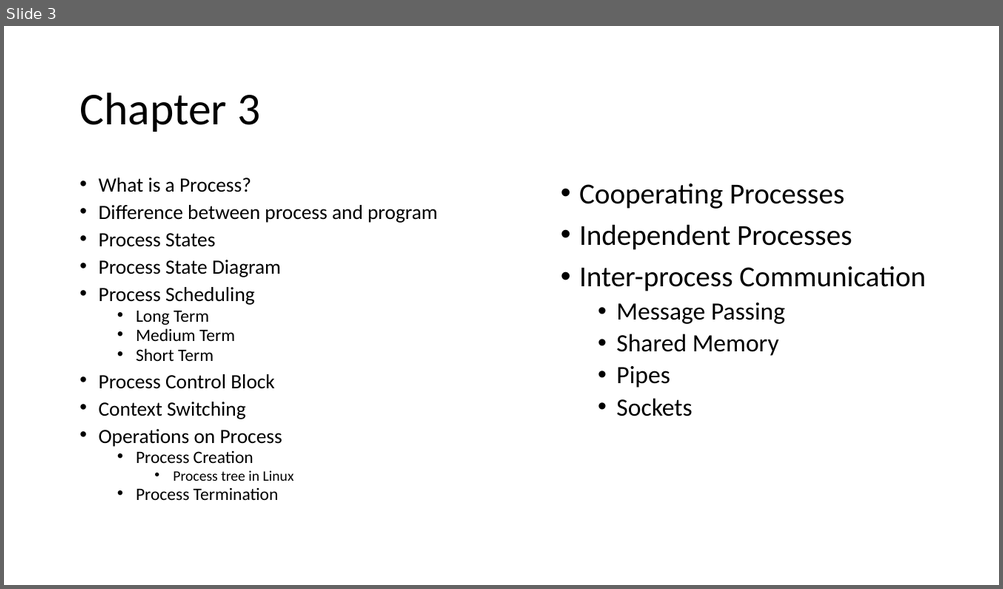
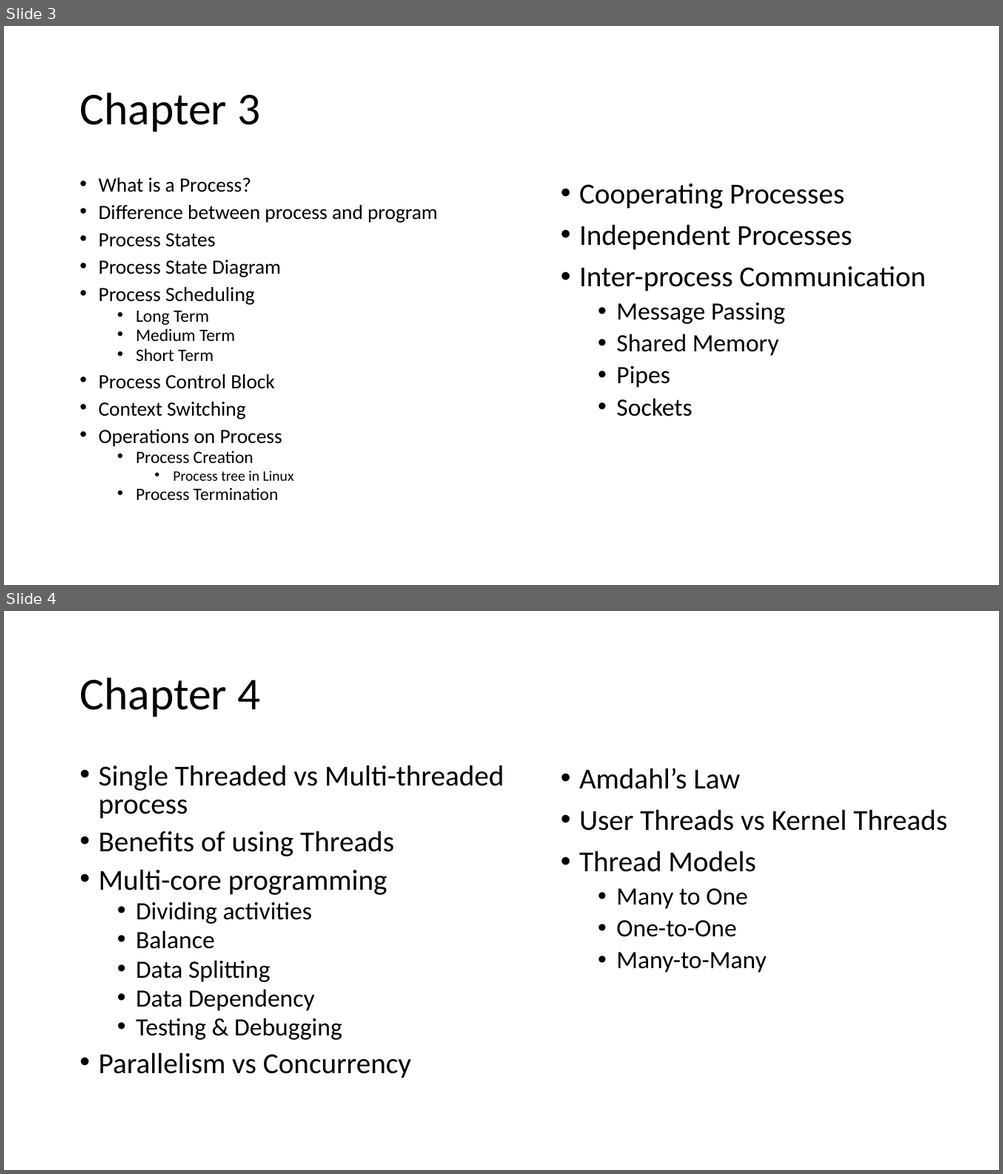
Before and after one commit to Saqibkhan566/Operating-system, a slide deck: Topics.pptx. Shown one above the other, each under a label of ours: slide 3 before the commit, slides 3 and 4 after it. The pictures are 1003x589 and 1003x1174 pixels, drawn with LibreOffice and Linux fonts; fonts in the diff are those of the drawing. Boxes give left, top, right and bottom in pixels: in the first picture for what was removed or moved away, otherwise in the second. Text is boxed around its words. In the diff, an @@ line names an element or a change of style, - is before the commit and + after.

```diff
--- a/Topics.pptx
+++ b/Topics.pptx
@@ slide 4 added at <box>4,611,999,1170</box>, background #FFFFFF @@
@@ title added at <box>79,678,260,717</box>, 44 pt, text #000000 @@
+Chapter 4
@@ text added at <box>99,765,504,1079</box>, 28 pt, text #000000 @@
+• Single Threaded vs Multi-threaded process
+• Benefits of using Threads
+• Multi-core programming
+  • Dividing activities
+  • Balance
+  • Data Splitting
+  • Data Dependency
+  • Testing & Debugging
+• Parallelism vs Concurrency
@@ text added at <box>579,768,947,973</box>, 28 pt, text #000000 @@
+• Amdahl’s Law
+• User Threads vs Kernel Threads
+• Thread Models
+  • Many to One
+  • One-to-One
+  • Many-to-Many
```
Also in this commit, not shown: 1 other file.
